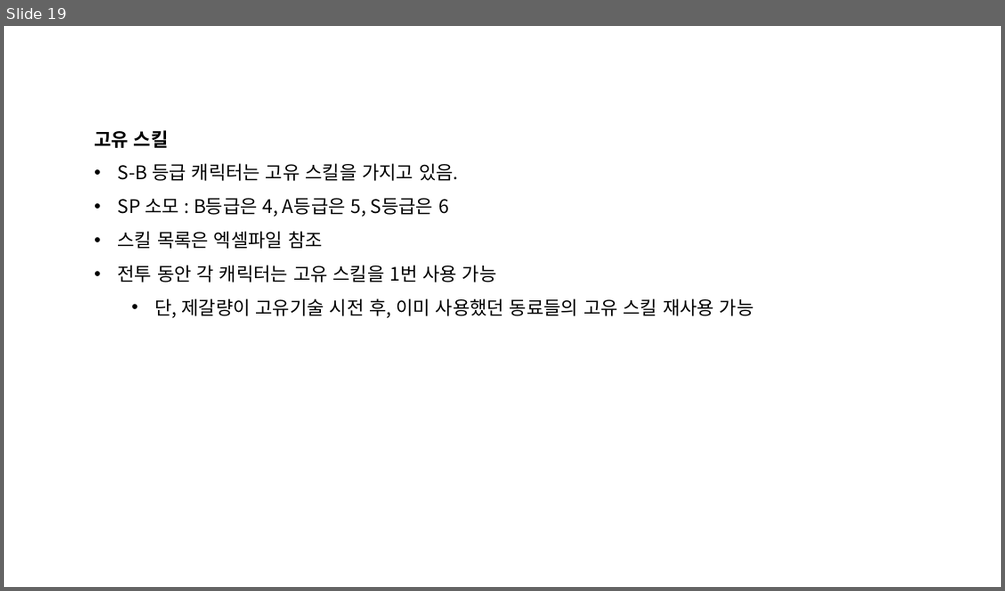
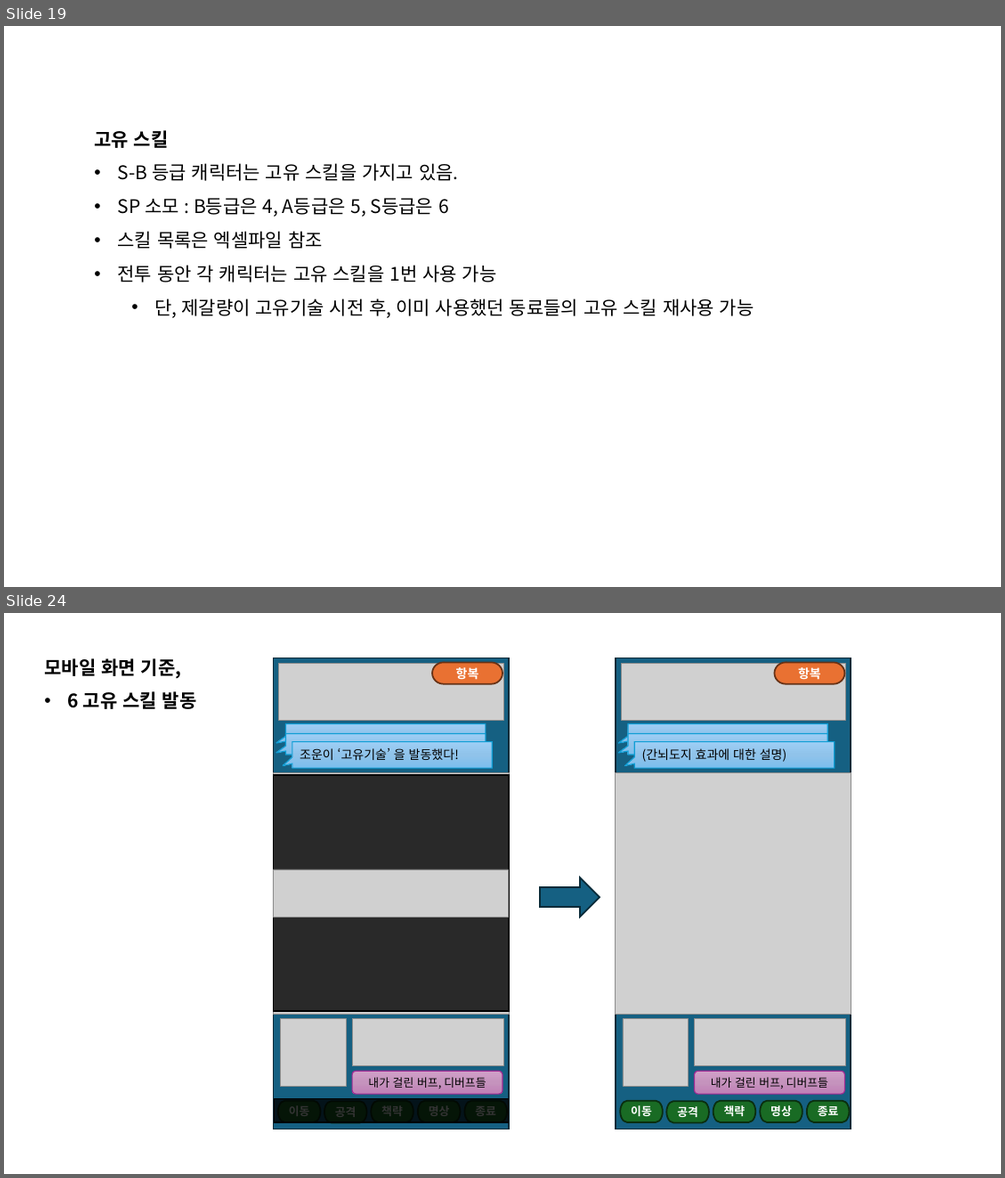
Before and after one commit to sanolamian12/SamChess, a slide deck: docs/삼국 약식 체스.pptx. Shown one above the other, each under a label of ours: slide 19 before the commit, slides 19 and 24 after it; the slides between them are not shown. The pictures are 1005x591 and 1005x1178 pixels, drawn with LibreOffice and Linux fonts; fonts in the diff are those of the drawing; grey boxes stand for pictures. Boxes give left, top, right and bottom in pixels: in the first picture for what was removed or moved away, otherwise in the second. Text is boxed around its words. In the diff, an @@ line names an element or a change of style, - is before the commit and + after.

```diff
--- a/docs/삼국 약식 체스.pptx
+++ b/docs/삼국 약식 체스.pptx
@@ slide 24 added at [4, 613, 1001, 1174], background #FFFFFF @@
@@ text added at [44, 658, 197, 709], 18 pt, text #000000, bold @@
+모바일 화면 기준,
+• 6 고유 스킬 발동
@@ group added at [273, 657, 510, 1129]: 6 pill shapes, 5 pictures, 3 speech boxes, 2 rectangles, 1 rounded rectangle @@
+항복
+이동
+공격
+책략
+명상
+종료
+조운이 ‘고유기술’ 을 발동했다!
+내가 걸린 버프, 디버프들
@@ right arrow added at [540, 877, 600, 916], fill #156082, outline #092A39 1.5 pt @@
@@ group added at [615, 657, 852, 1129]: 6 pill shapes, 4 pictures, 3 speech boxes, 1 rectangle, 1 rounded rectangle @@
+항복
+이동
+공격
+책략
+명상
+종료
+(간뇌도지 효과에 대한 설명)
+내가 걸린 버프, 디버프들
@@ rectangle added at [274, 1098, 508, 1122], fill #000000 at 80% opacity, outline #000000 1.5 pt @@
```
Also in this commit, not shown: 5 other slides added, 22 other files.
